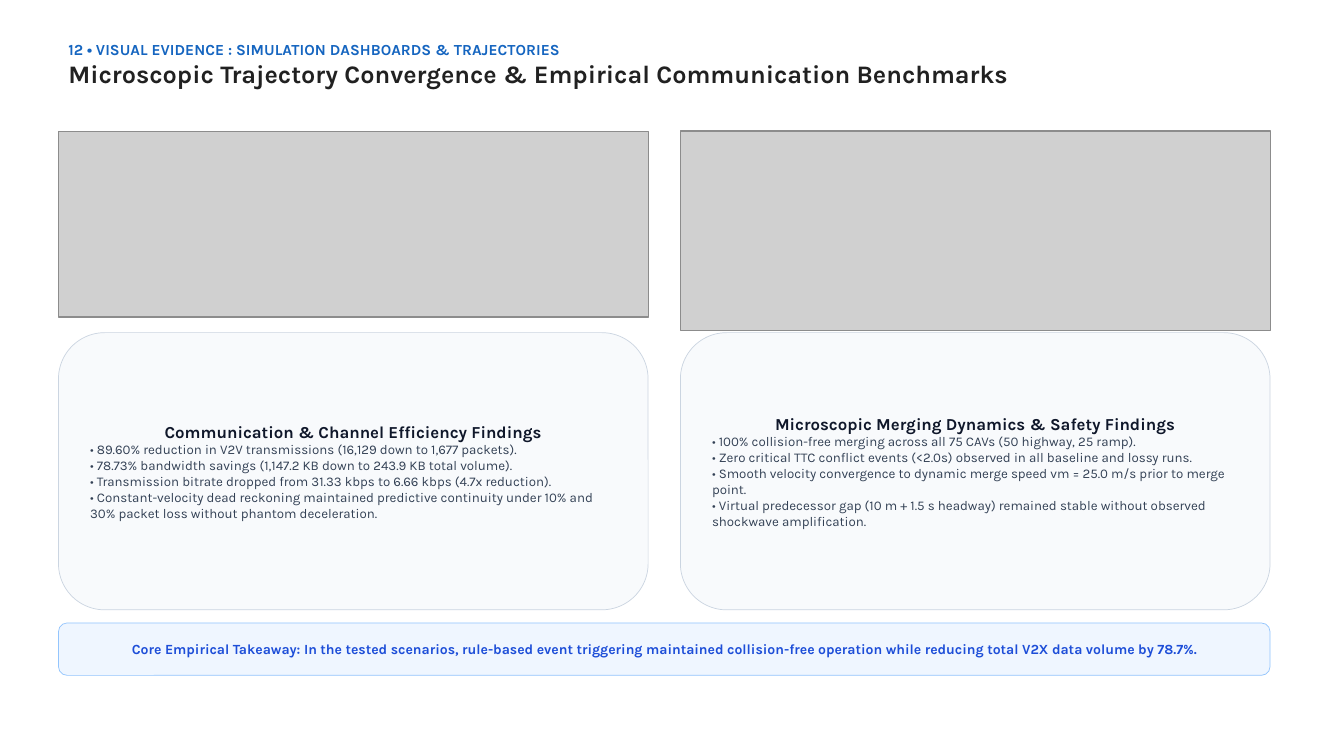
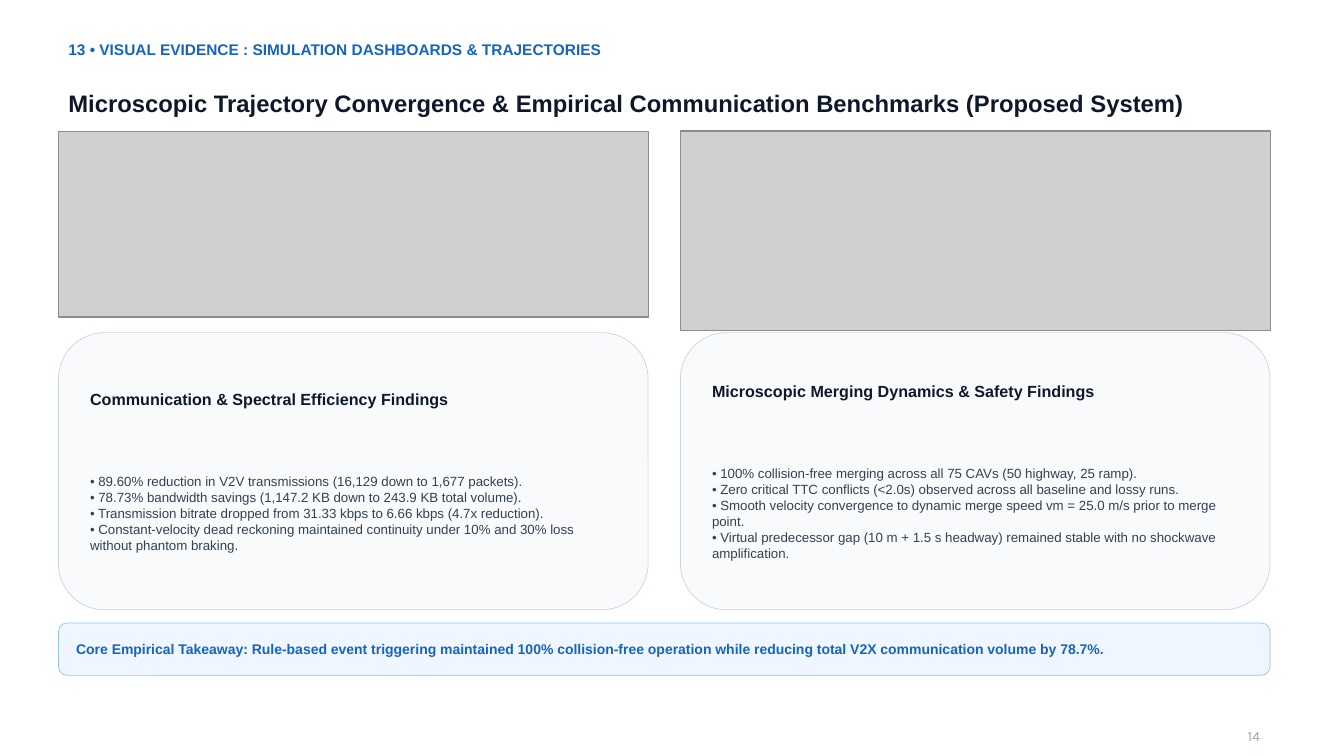
Before and after one commit to swagata025/Rule-based-merging-scenario, a slide deck: slide 14 of Progress_Presentation.pptx (slide 13 before the commit). Drawn at 1344x756 pixels with LibreOffice and Linux fonts; fonts in the diff are those of the drawing; grey boxes stand for pictures. Boxes give left, top, right and bottom in pixels: in the first picture for what was removed or moved away, otherwise in the second. Text is boxed around its words. In the diff, an @@ line names an element or a change of style, - is before the commit and + after.

Commit message:
feat: add collision risk vulnerability composite figure and ignore documentation artifacts in gitignore

```diff
--- a/Progress_Presentation.pptx
+++ b/Progress_Presentation.pptx
@@ text at bbox=[68, 44, 1183, 117]: text changed; size 18 to 17 pt; font Karla to Arial; text colour #212121 to #0F172A @@
-12 • VISUAL EVIDENCE : SIMULATION DASHBOARDS & TRAJECTORIES
-Microscopic Trajectory Convergence & Empirical Communication Benchmarks
+13 • VISUAL EVIDENCE : SIMULATION DASHBOARDS & TRAJECTORIES
+Microscopic Trajectory Convergence & Empirical Communication Benchmarks (Proposed System)
@@ text in rounded rectangle at bbox=[712, 385, 1216, 529]: size 12 to 11.5 pt in "Microscopic Merging Dynamics & Safety Findings"; font Karla to Arial in "Microscopic Merging Dynamics & Safety Findings", "• 100% collision-free merging across all 75 ...", "• Smooth velocity convergence to dynamic merge ..."; alignment centre to left @@
@@ text in rounded rectangle at bbox=[90, 393, 448, 409]: text changed; size 12 to 11.5 pt; font Karla to Arial @@
-Communication & Channel Efficiency Findings
+Communication & Spectral Efficiency Findings
@@ text in rounded rectangle at bbox=[98, 476, 544, 521]: font Karla to Arial in "• 89.60% reduction in V2V transmissions (16,129 ...", "• 78.73% bandwidth savings (1,147.2 KB down ...", "• Transmission bitrate dropped from 31.33 kbps ..." @@
@@ text in rounded rectangle at bbox=[720, 484, 1178, 497]: text changed; font Karla to Arial @@
-• Zero critical TTC conflict events (<2.0s) observed in all baseline and lossy runs.
+• Zero critical TTC conflicts (<2.0s) observed across all baseline and lossy runs.
@@ text in rounded rectangle at bbox=[90, 524, 574, 553]: text changed; font Karla to Arial @@
-• Constant-velocity dead reckoning maintained predictive continuity under 10% and 30% packet loss without phantom deceleration.
+• Constant-velocity dead reckoning maintained continuity under 10% and 30% loss without phantom braking.
@@ text in rounded rectangle at bbox=[712, 532, 1216, 561]: text changed; font Karla to Arial @@
-• Virtual predecessor gap (10 m + 1.5 s headway) remained stable without observed shockwave amplification.
+• Virtual predecessor gap (10 m + 1.5 s headway) remained stable with no shockwave amplification.
@@ text in rounded rectangle at bbox=[76, 644, 1103, 657]: text changed; font Karla to Arial; text colour #1D4ED8 to #1565C0 @@
-Core Empirical Takeaway: In the tested scenarios, rule-based event triggering maintained collision-free operation while reducing total V2X data volume by 78.7%.
+Core Empirical Takeaway: Rule-based event triggering maintained 100% collision-free operation while reducing total V2X communication volume by 78.7%.
@@ text added at bbox=[1248, 732, 1260, 741], 10 pt, text #94A3B8 @@
+14
```
Also in this commit, not shown: 13 other slides changed, 1 slide added, 4 other files.
